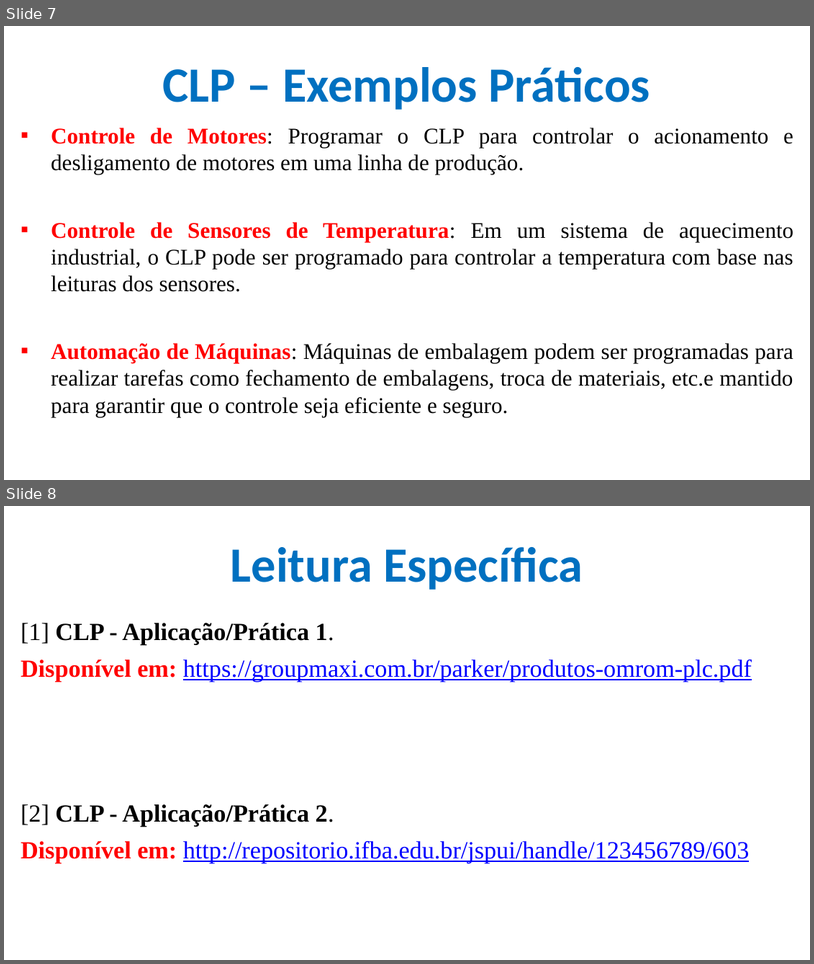
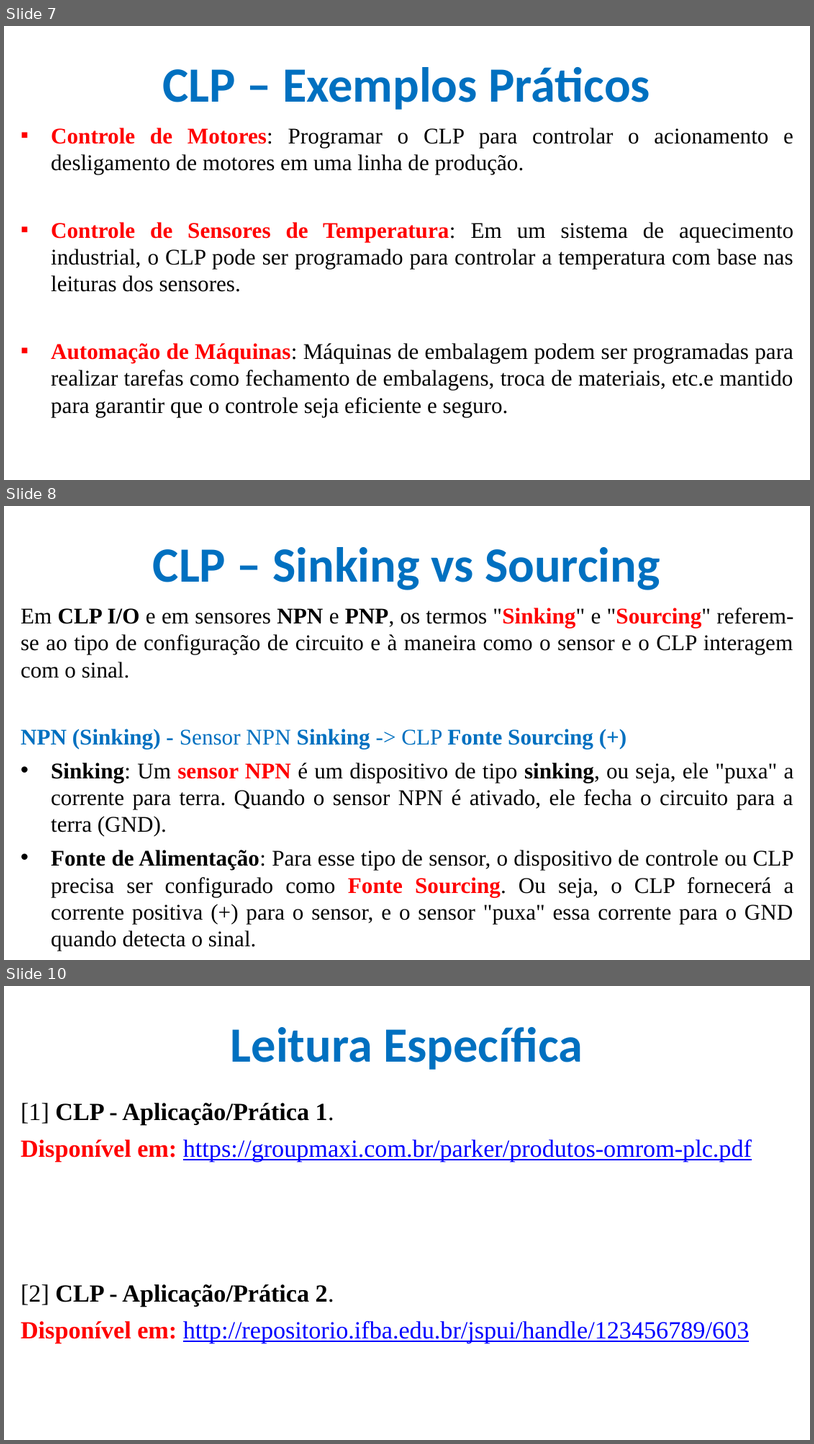
Before and after one commit to CloudEducationBrazil/WydenUniRuyControladoresLogicosProgCLP, a slide deck: 01 Classes/Aula5 - CLP - Programação - Ling LADER Aplicações e Prática.pptx. Shown one above the other, each under a label of ours: slides 7 and 8 before the commit, slides 7, 8 and 10 after it; the slides between them are not shown. The pictures are 814x964 and 814x1444 pixels, drawn with LibreOffice and Linux fonts; fonts in the diff are those of the drawing; background and template pictures are left out. Boxes give left, top, right and bottom in pixels: in the first picture for what was removed or moved away, otherwise in the second. Text is boxed around its words. In the diff, an @@ line names an element or a change of style, - is before the commit and + after.

```diff
--- a/01 Classes/Aula5 - CLP - Programação - Ling LADER Aplicações e Prática.pptx
+++ b/01 Classes/Aula5 - CLP - Programação - Ling LADER Aplicações e Prática.pptx
@@ slide 8 added at [4,506,810,960], background picture (left out) @@
@@ title added at [153,547,661,590], 44 pt, text #0070C0, bold @@
+CLP – Sinking vs Sourcing
@@ text added at [21,608,795,950], 20 pt, text #000000 @@
+Em CLP I/O e em sensores NPN e PNP, os termos "Sinking" e "Sourcing" referem-se ao tipo de configuração de circuito e à maneira como o sensor e o CLP interagem com o sinal.
+NPN (Sinking) - Sensor NPN Sinking -> CLP Fonte Sourcing (+)
+• Sinking: Um sensor NPN é um dispositivo de tipo sinking, ou seja, ele "puxa" a corrente para terra. Quando o sensor NPN é ativado, ele fecha o circuito para a terra (GND).
+• Fonte de Alimentação: Para esse tipo de sensor, o dispositivo de controle ou CLP precisa ser configurado como Fonte Sourcing. Ou seja, o CLP fornecerá a corrente positiva (+) para o sensor, e o sensor "puxa" essa corrente para o GND quando detecta o sinal.
@@ what was slide 8 is now slide 10 @@
```
Also in this commit, not shown: 1 slide changed, 1 other slide added.
